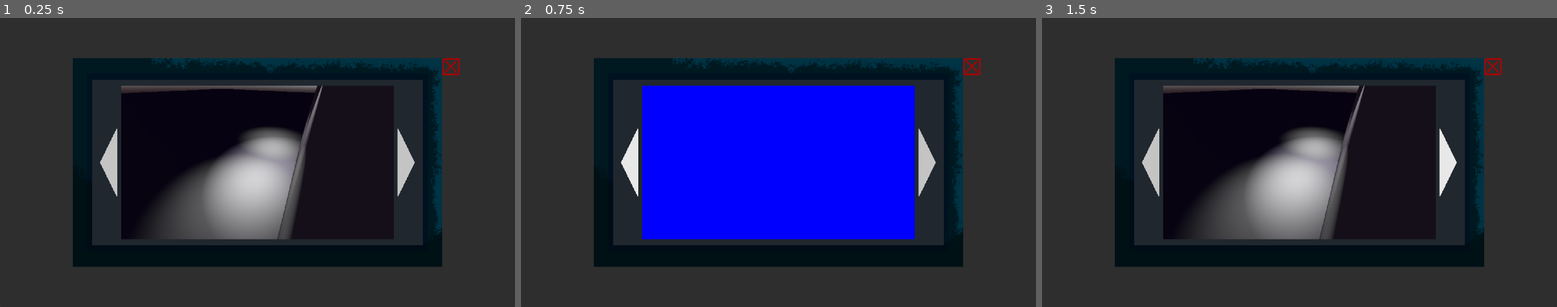
Above: before the commit, frames 1-3 (left to right).
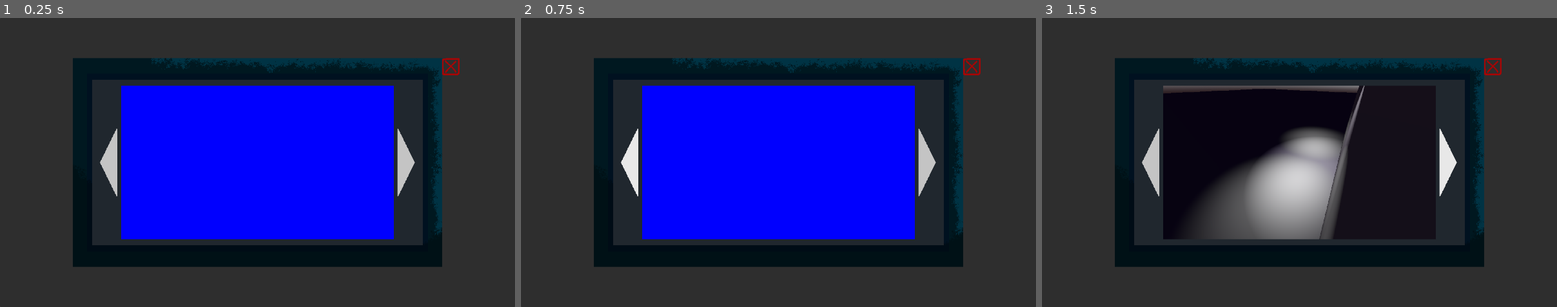
Above: after the commit, the same moments.

Repository: Blulow/brackeysjam
Game: Godot game, scene res://scenes/popup_ui/tv_popup.tscn
Two runs of this game, one before a commit and one after it. Both use one fixed random seed, a clock stepped at 60 frames per second and the inputs below. This scene is started directly instead of the project's main scene.
Inputs (mouse positions are in pixels of both pictures, inside the frame that each line leads up to):
- Up to frame 1 (0.25 s): no input
- Up to frame 2 (0.75 s): click (629, 162) at 0.5 s
- Up to frame 3 (1.5 s): click (1448, 162) at 1.25 s

The runs differ from the first frame. In frame 1, 28% of the frame differs, in the area x 23-77%, y 23-77%; in frame 2, nothing differs; in frame 3, nothing differs.
Error in both runs: Invalid access to property or key 'people' on a base object of type 'Nil'. (res://scripts/people/cam/cam_people.gd:10)

Commit message:
add: save last cam

Diff:
--- a/scripts/managers/round_manager.gd
+++ b/scripts/managers/round_manager.gd
@@ -17,6 +17,7 @@
 	"conc": -1
 }
 enum Conc { ACCEPT, REJECT }
+var last_cam: int = 0
 
 signal round_start
 signal round_stay
--- a/scripts/popup_ui/security_camera.gd
+++ b/scripts/popup_ui/security_camera.gd
@@ -8,6 +8,7 @@
 var current_cam_idx: int = 0
 
 func _ready() -> void:
+	current_cam_idx = GameManager.round_manager.last_cam
 	switch_cam(current_cam_idx)
 
 func switch_cam(idx: int) -> void:
@@ -23,4 +24,5 @@
 			feet_cam.visible = true
 
 	current_cam_idx = idx
+	GameManager.round_manager.last_cam = idx
 	if current_camera: current_camera.make_current()
